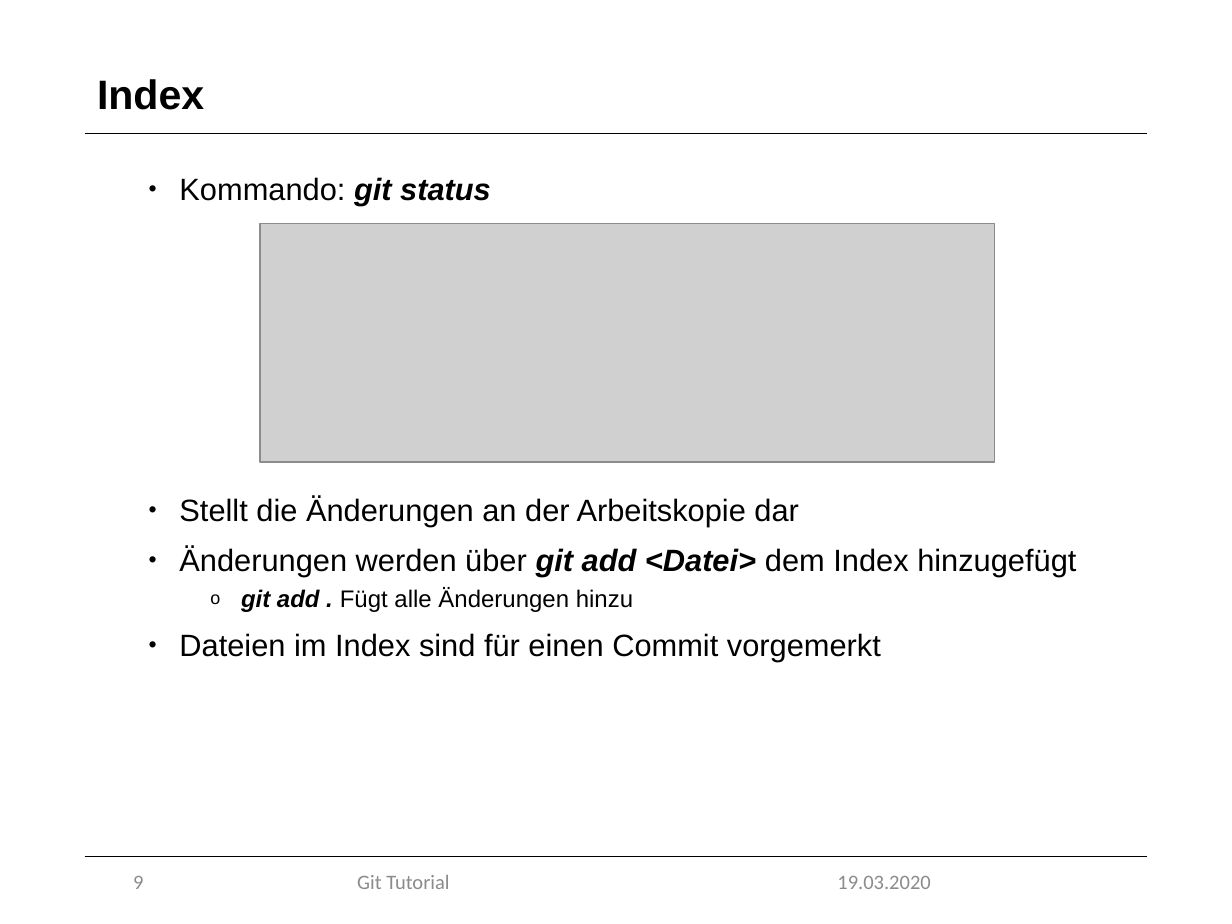
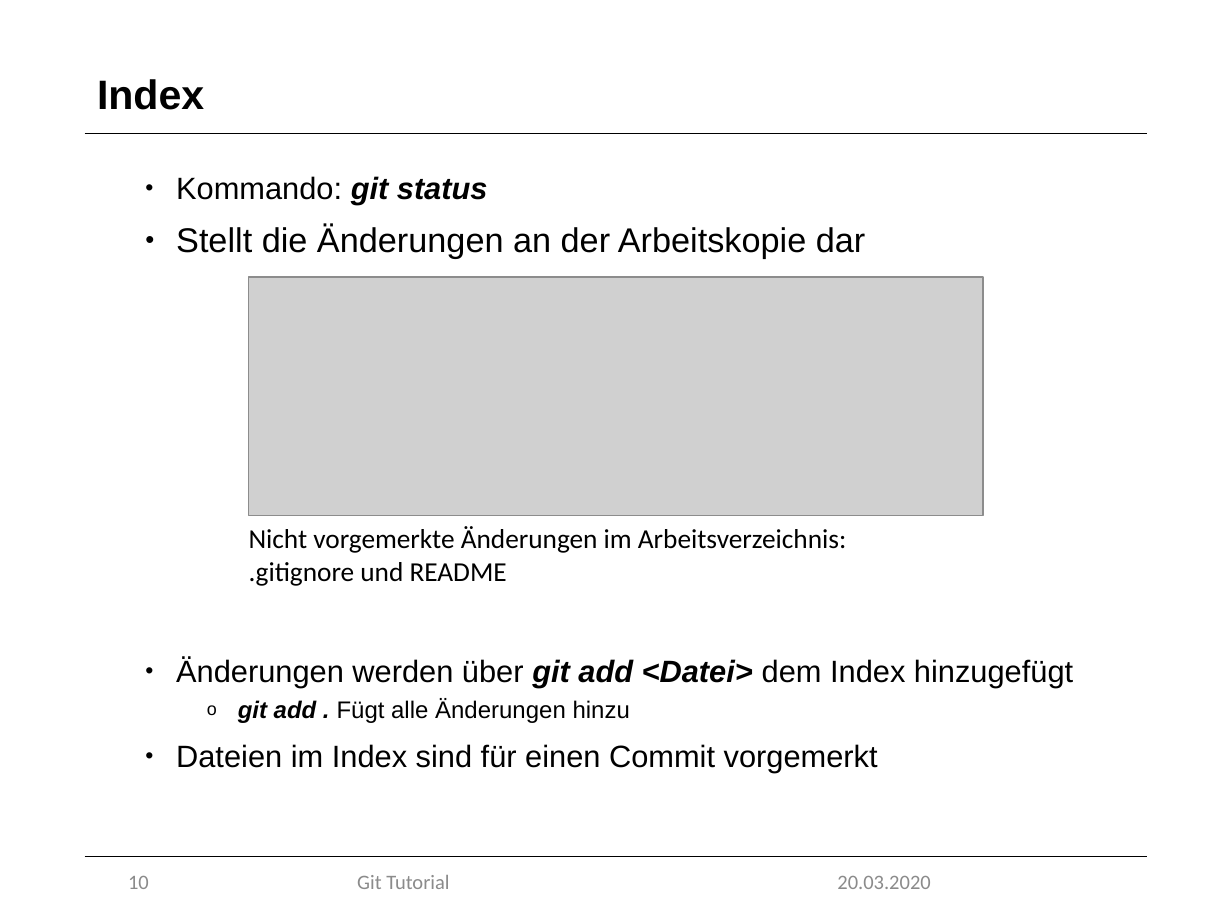
Before and after one commit to marcretzlaff/projektarbeit, a slide deck: slide 10 of Präsentation-90min/Präsentation-90min.pptx (slide 9 before the commit). Drawn at 1232x924 pixels with LibreOffice and Linux fonts; fonts in the diff are those of the drawing; grey boxes stand for pictures; background and template pictures are left out. Boxes give left, top, right and bottom in pixels: in the first picture for what was removed or moved away, otherwise in the second. Text is boxed around its words. In the diff, an @@ line names an element or a change of style, - is before the commit and + after.

```diff
--- a/Präsentation-90min/Präsentation-90min.pptx
+++ b/Präsentation-90min/Präsentation-90min.pptx
@@ text at (176, 225, 865, 259): size 18 to 20 pt in "Stellt die Änderungen an der Arbeitskopie dar" @@
@@ picture: place and size @@
-picture at (260, 224, 994, 462)
+picture at (249, 277, 983, 515)
@@ text added at (249, 526, 846, 586), 16 pt, text #000000 @@
+Nicht vorgemerkte Änderungen im Arbeitsverzeichnis:
+.gitignore und README
@@ page number at (128, 876, 149, 889): text changed @@
-9
+10
@@ text at (837, 876, 930, 889): text changed @@
-19.03.2020
+20.03.2020
```
Also in this commit, not shown: 32 other slides changed, 1 slide added, 1 slide removed, 4 other files.
